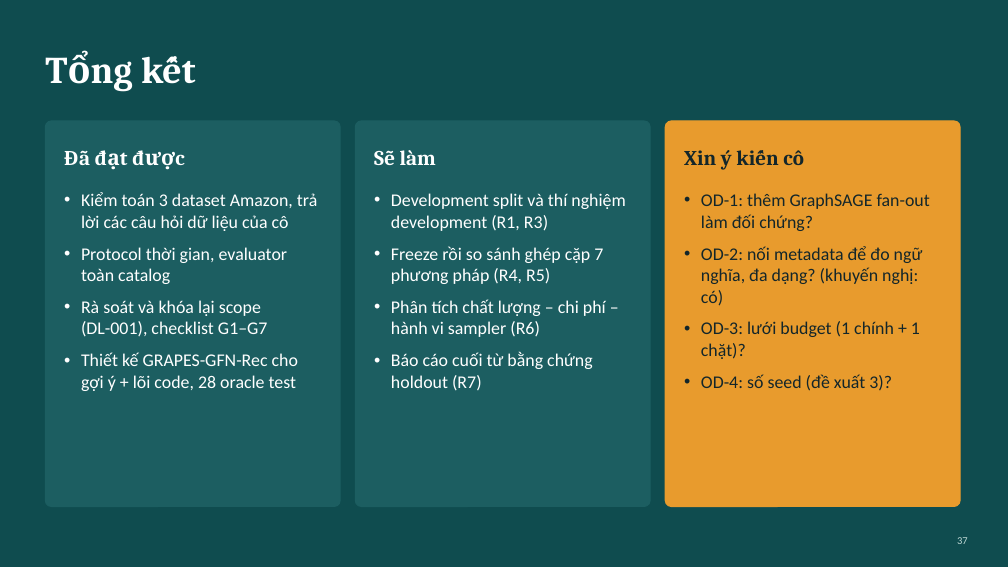
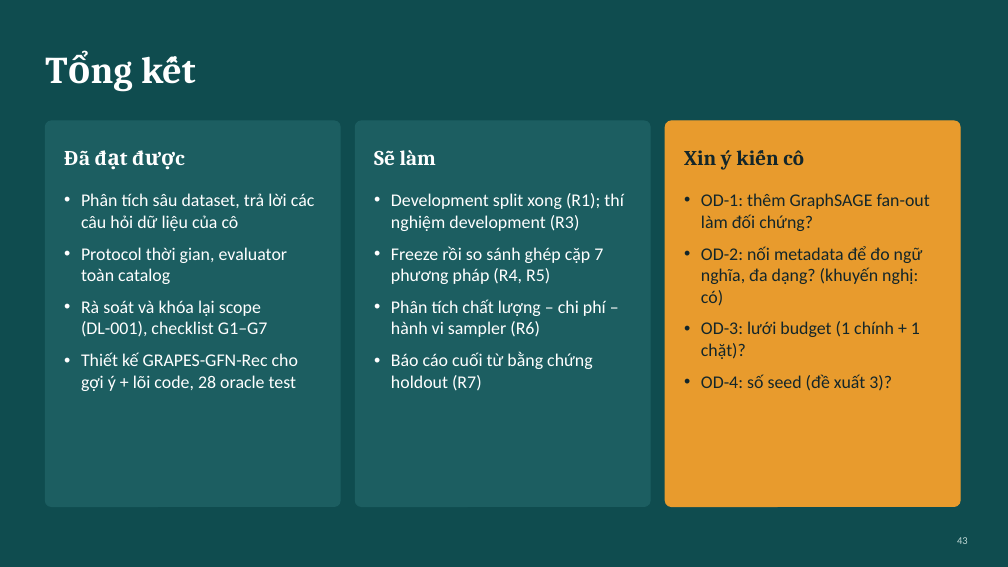
Before and after one commit to vanxuanty95/Ratruong, a slide deck: slide 43 of Do An/05_slides/THESIS_vn.pptx (slide 37 before the commit). Drawn at 1008x567 pixels with LibreOffice and Linux fonts; fonts in the diff are those of the drawing. Boxes give left, top, right and bottom in pixels: in the first picture for what was removed or moved away, otherwise in the second. Text is boxed around its words. In the diff, an @@ line names an element or a change of style, - is before the commit and + after.

```diff
--- a/Do An/05_slides/THESIS_vn.pptx
+++ b/Do An/05_slides/THESIS_vn.pptx
@@ text at (81,193,315,231): text changed @@
-• Kiểm toán 3 dataset Amazon, trả lời các câu hỏi dữ liệu của cô
+• Phân tích sâu dataset, trả lời các câu hỏi dữ liệu của cô
@@ text at (391,193,623,231): text changed @@
-• Development split và thí nghiệm development (R1, R3)
+• Development split xong (R1); thí nghiệm development (R3)
@@ text at (957,537,968,544): text changed @@
-37
+43
```
Also in this commit, not shown: 28 other slides changed, 6 slides added, 13 other files.
